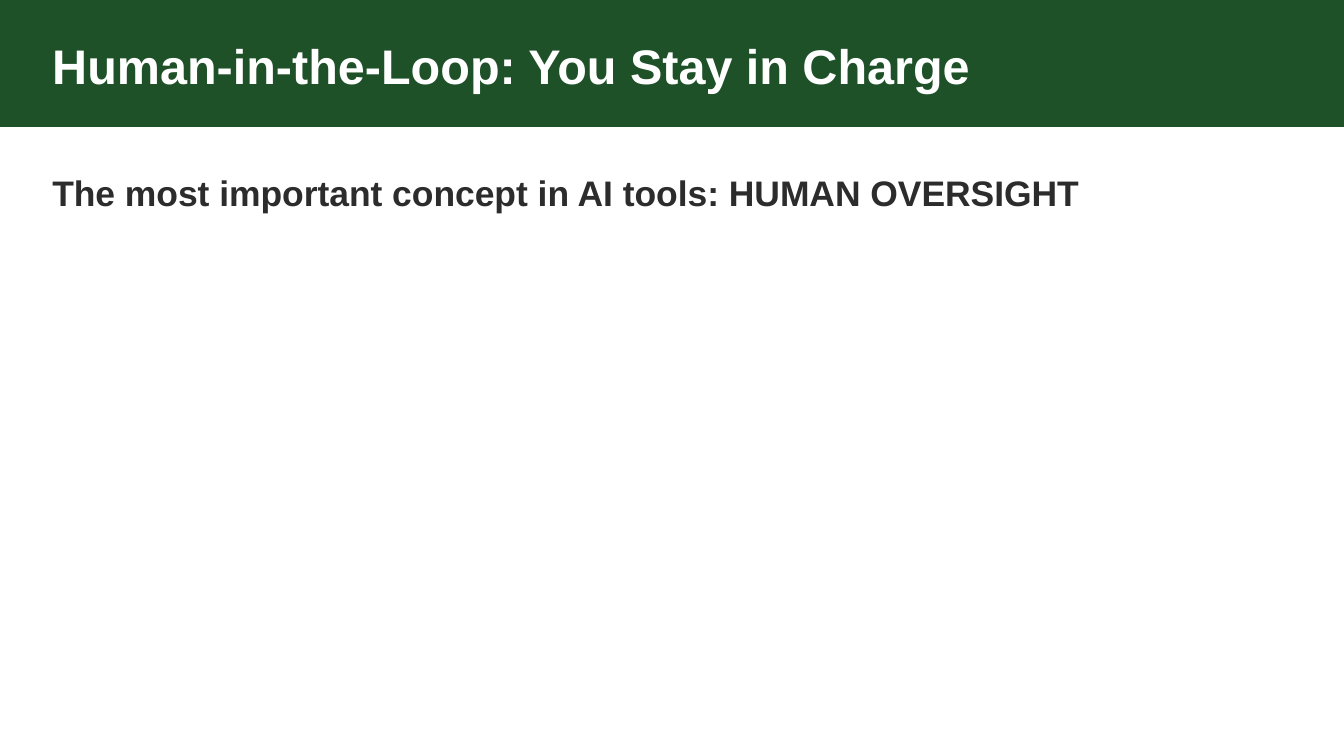
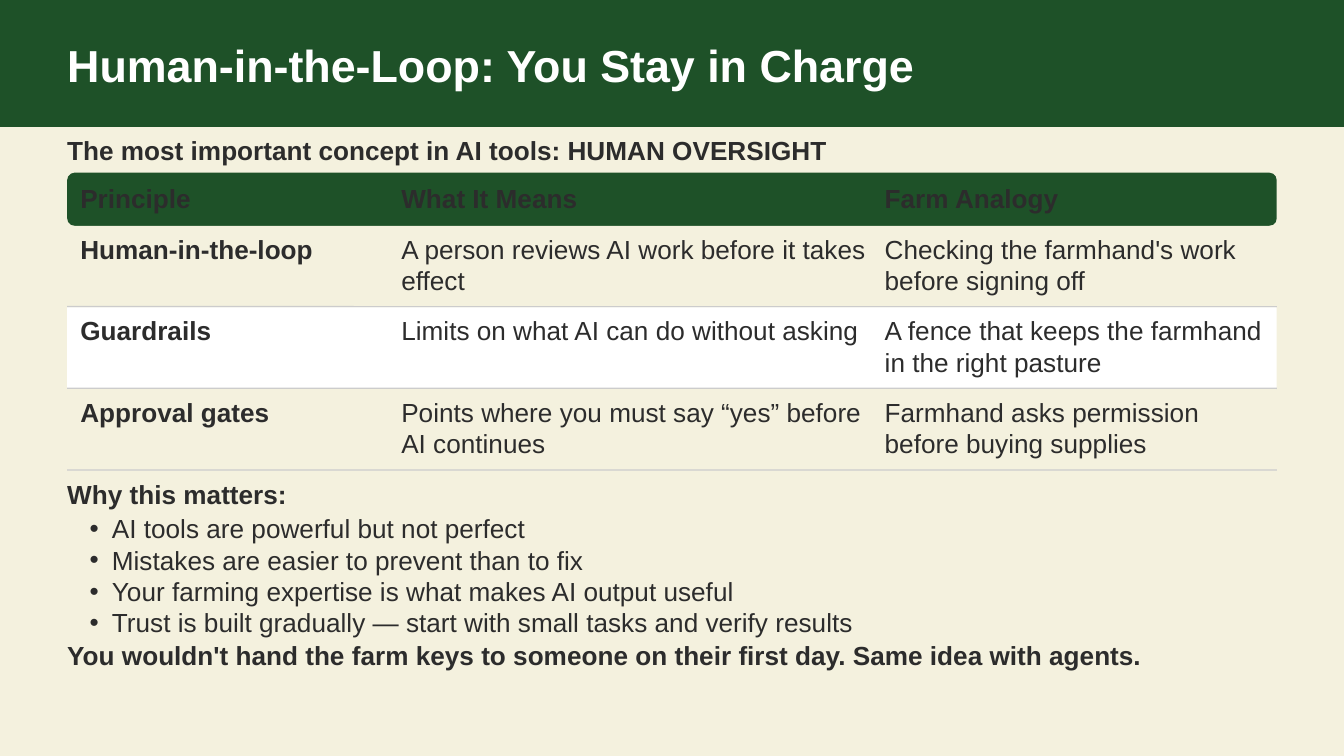
Before and after one commit to zircote/github4farms, a slide deck: slide 13 of sessions/session-11/slides.pptx. Drawn at 1344x756 pixels with LibreOffice and Linux fonts; fonts in the diff are those of the drawing. Boxes give left, top, right and bottom in pixels: in the first picture for what was removed or moved away, otherwise in the second. Text is boxed around its words. In the diff, an @@ line names an element or a change of style, - is before the commit and + after.

Commit message:
build: regenerate all 12 session PPTX decks
Rebuild all slide decks to incorporate HTML quality fixes,
content additions, and layout corrections.

```diff
--- a/sessions/session-11/slides.pptx
+++ b/sessions/session-11/slides.pptx
@@ background #FFFFFF to #F4F1DE @@
@@ text "Human-in-the-Loop: You Stay in Charge": place and size @@
-text "Human-in-the-Loop: You Stay in Charge" at (52, 49, 969, 94)
+text "Human-in-the-Loop: You Stay in Charge" at (67, 49, 914, 91)
@@ text "Human-in-the-Loop: You Stay in Charge" at (67, 49, 914, 91): size 26 to 24 pt @@
@@ text "The most important concept in ...": place and size @@
-text "The most important concept in ..." at (52, 180, 1078, 214)
+text "The most important concept in ..." at (67, 141, 826, 166)
@@ text "The most important concept in ..." at (67, 141, 826, 166): size 19 to 14 pt; line spacing 25.6pt to 1; less space between paragraphs @@
@@ rounded rectangle added at (67, 172, 1277, 226), fill #1E5128 @@
@@ rectangle added at (67, 226, 1277, 308), fill #F4F1DE @@
@@ text added at (80, 240, 312, 265), 14 pt, text #2C2C2C, bold @@
+Human-in-the-loop
@@ text added at (401, 240, 866, 291), 14 pt, text #2C2C2C @@
+A person reviews AI work before it takes effect
@@ text added at (885, 240, 1236, 296), 14 pt, text #2C2C2C @@
+Checking the farmhand's work before signing off
@@ line added from (67, 306) to (1277, 306), #CCCCCC 0.75 pt @@
@@ rectangle added at (67, 308, 1277, 390), fill #FFFFFF @@
@@ text added at (80, 321, 211, 341), 14 pt, text #2C2C2C, bold @@
+Guardrails
@@ text added at (401, 321, 858, 346), 14 pt, text #2C2C2C @@
+Limits on what AI can do without asking
@@ text added at (885, 321, 1262, 378), 14 pt, text #2C2C2C @@
+A fence that keeps the farmhand in the right pasture
@@ line added from (67, 388) to (1277, 388), #CCCCCC 0.75 pt @@
@@ rectangle added at (67, 388, 1277, 470), fill #F4F1DE @@
@@ text added at (80, 403, 269, 428), 14 pt, text #2C2C2C, bold @@
+Approval gates
@@ text added at (401, 403, 861, 454), 14 pt, text #2C2C2C @@
+Points where you must say “yes” before AI continues
@@ text added at (885, 403, 1198, 459), 14 pt, text #2C2C2C @@
+Farmhand asks permission before buying supplies
@@ line added from (67, 470) to (1277, 470), #CCCCCC 0.75 pt @@
@@ text added at (67, 485, 286, 510), 14 pt, text #2C2C2C, bold @@
+Why this matters:
@@ text added at (112, 519, 852, 638), 14 pt, text #2C2C2C @@
+• AI tools are powerful but not perfect
+• Mistakes are easier to prevent than to fix
+• Your farming expertise is what makes AI output useful
+• Trust is built gradually — start with small tasks and verify results
@@ text added at (67, 646, 1141, 671), 14 pt, text #2C2C2C, bold @@
+You wouldn't hand the farm keys to someone on their first day. Same idea with agents.
```
Also in this commit, not shown: 4 other slides changed, 1 slide added, 1 slide removed, 11 other files.
